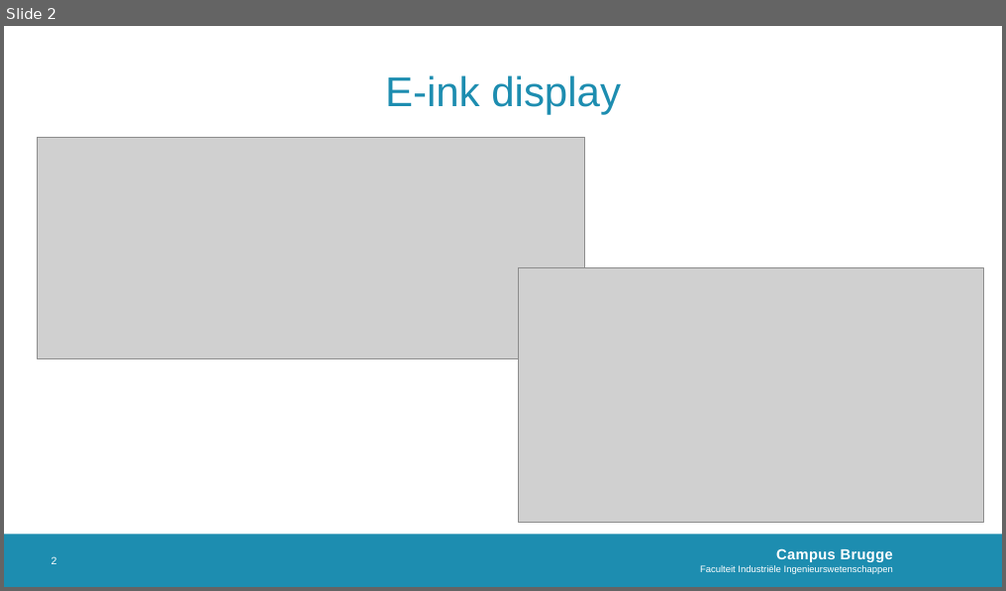
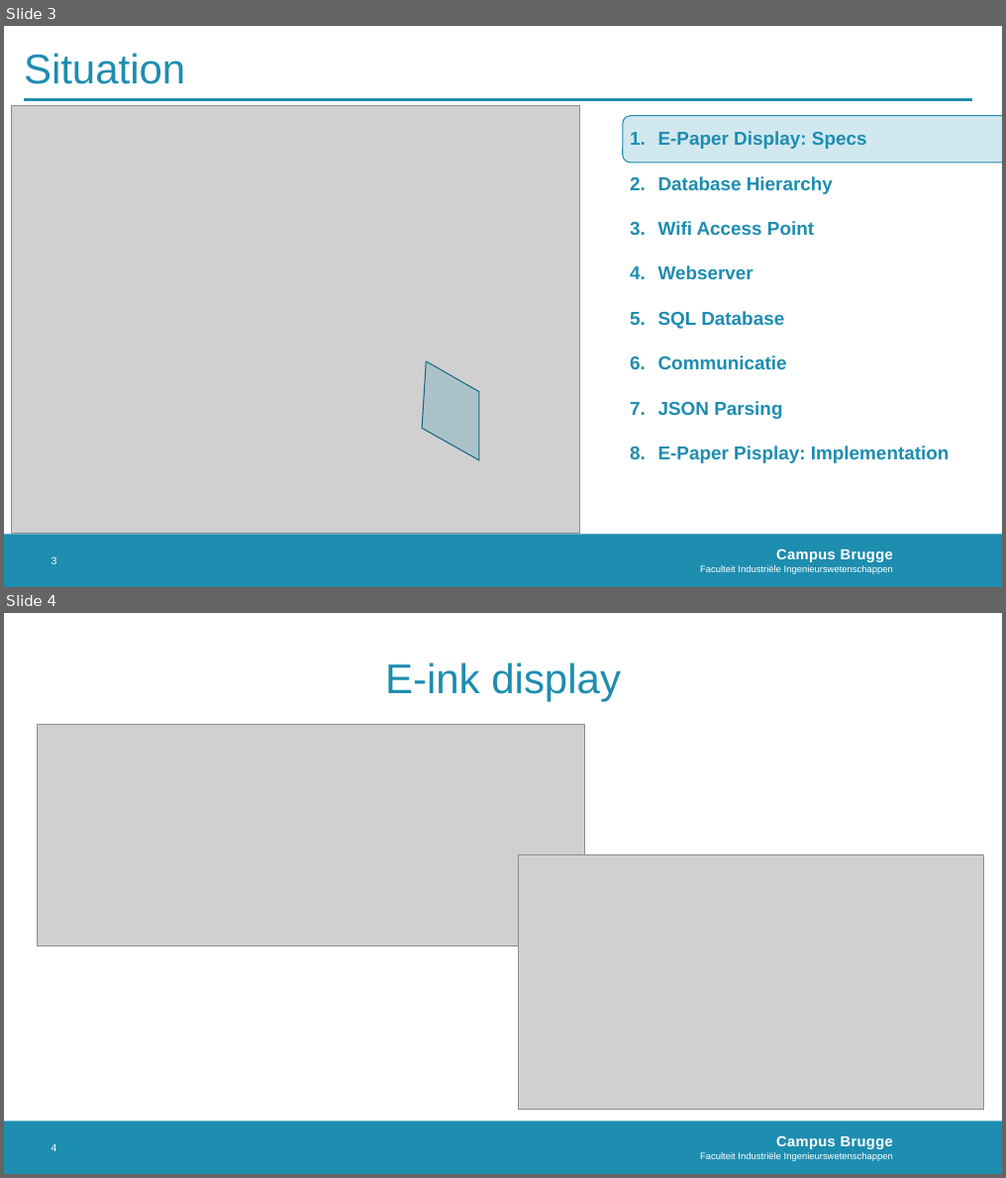
Before and after one commit to MichelDequick/E-ink-Room-Reservation-Display, a slide deck: Documentation/Presentatie.pptx. Shown one above the other, each under a label of ours: slide 2 before the commit, slides 3 and 4 after it. The pictures are 1006x591 and 1006x1178 pixels, drawn with LibreOffice and Linux fonts; fonts in the diff are those of the drawing; grey boxes stand for pictures; background and template pictures are left out. Boxes give left, top, right and bottom in pixels: in the first picture for what was removed or moved away, otherwise in the second. Text is boxed around its words. In the diff, an @@ line names an element or a change of style, - is before the commit and + after.

```diff
--- a/Documentation/Presentatie.pptx
+++ b/Documentation/Presentatie.pptx
@@ slide 3 added at (4,26,1002,587), background #FFFFFF; not listed: 2 template elements that a slide beside it also shows @@
@@ title added at (24,53,185,84), 40 pt, text #1D8DB0 @@
+Situation
@@ picture added at (12,106,579,533) @@
@@ line added from (24, 100) to (973, 100), #1D8DB0 2.5 pt @@
@@ rounded rectangle added at (623,116,1002,163), fill #1D8DB0 at 20% opacity, outline #1D8DB0 1 pt @@
@@ text added at (658,131,949,464), 18 pt, text #1D8DB0, bold @@
+1. E-Paper Display: Specs
+2. Database Hierarchy
+3. Wifi Access Point
+4. Webserver
+5. SQL Database
+6. Communicatie
+7. JSON Parsing
+8. E-Paper Pisplay: Implementation
@@ freeform shape added at (422,363,478,461), fill #1D8DB0 at 20% opacity, outline #156882 1 pt @@
@@ page number added at (52,557,57,565), 10 pt, text #FFFFFF @@
+3
@@ what was slide 2 is now slide 4 @@
@@ page number at (52,1144,57,1152): text changed @@
-2
+4
```
Also in this commit, not shown: 4 slides changed, 6 other slides added.
